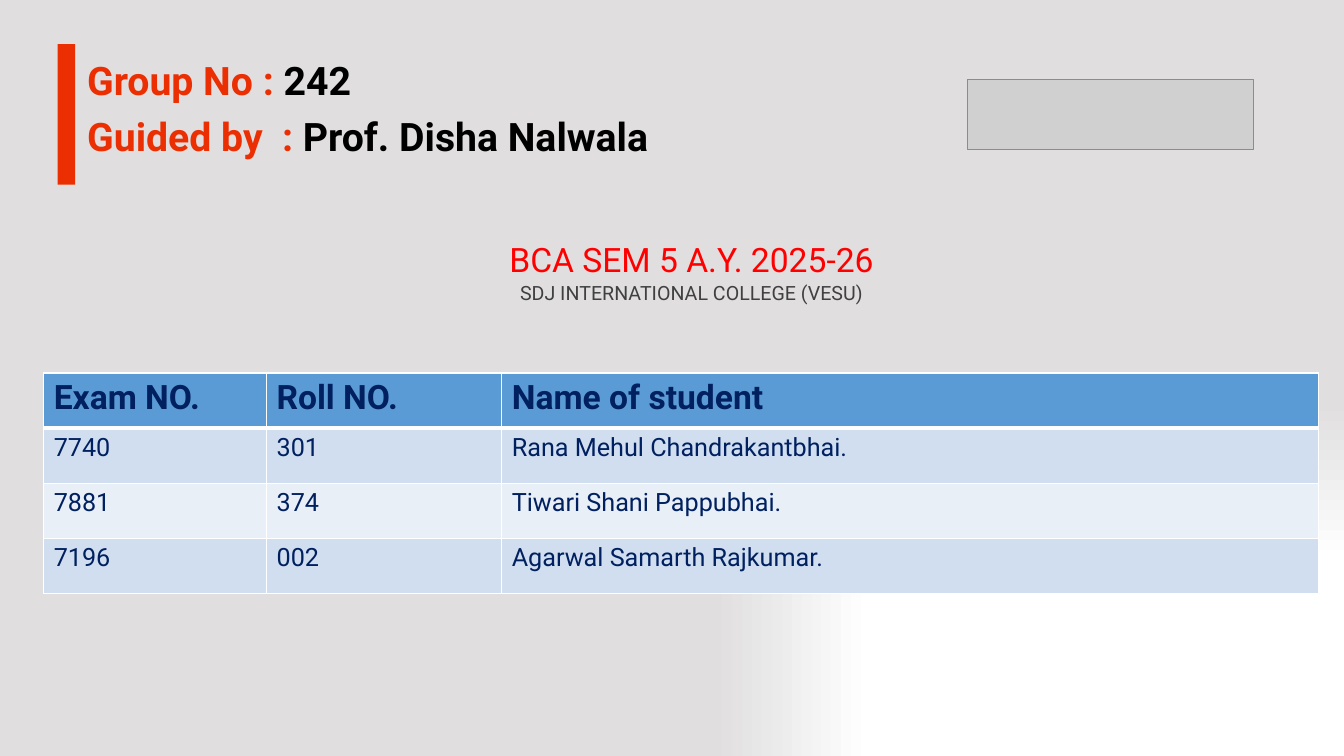
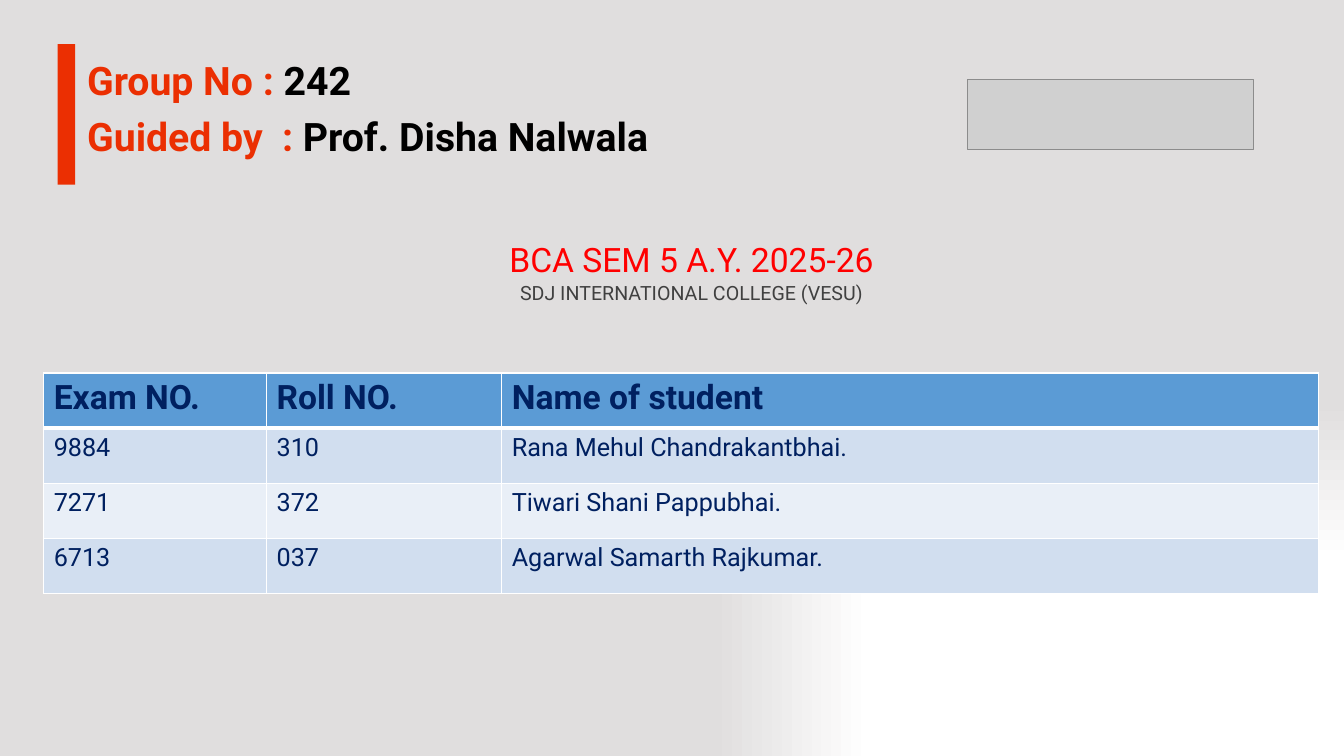
Before and after one commit to Mehuull/GlobeTrails-Tour-Travel-, a slide deck: slide 2 of report/GlobeTrails.pptx. Drawn at 1344x756 pixels with LibreOffice and Linux fonts; fonts in the diff are those of the drawing; grey boxes stand for pictures. Boxes give left, top, right and bottom in pixels: in the first picture for what was removed or moved away, otherwise in the second. Text is boxed around its words. In the diff, an @@ line names an element or a change of style, - is before the commit and + after.

```diff
--- a/report/GlobeTrails.pptx
+++ b/report/GlobeTrails.pptx
@@ table at (43, 373, 1318, 594) @@
-row 2, column 1: 7740
+row 2, column 1: 9884
-row 2, column 2: 301
+row 2, column 2: 310
-row 3, column 1: 7881
+row 3, column 1: 7271
-row 3, column 2: 374
+row 3, column 2: 372
-row 4, column 1: 7196
+row 4, column 1: 6713
-row 4, column 2: 002
+row 4, column 2: 037
```
Also in this commit, not shown: 5 other slides changed, 15 other files.
